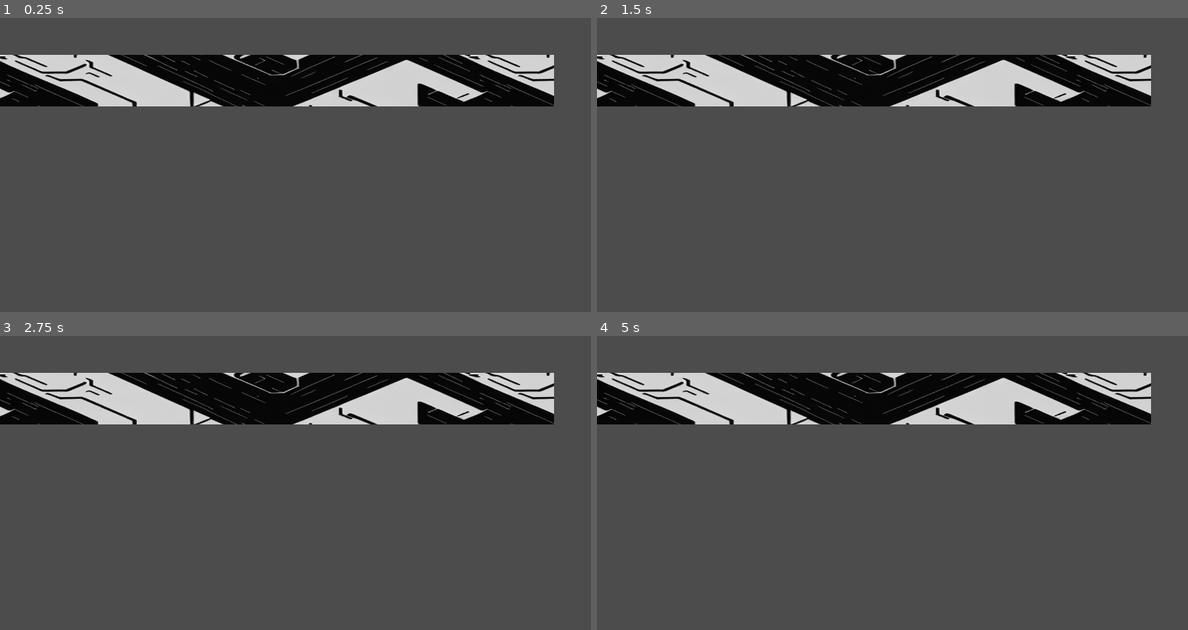
Above: before the commit, frames 1-4 (two rows, left to right).
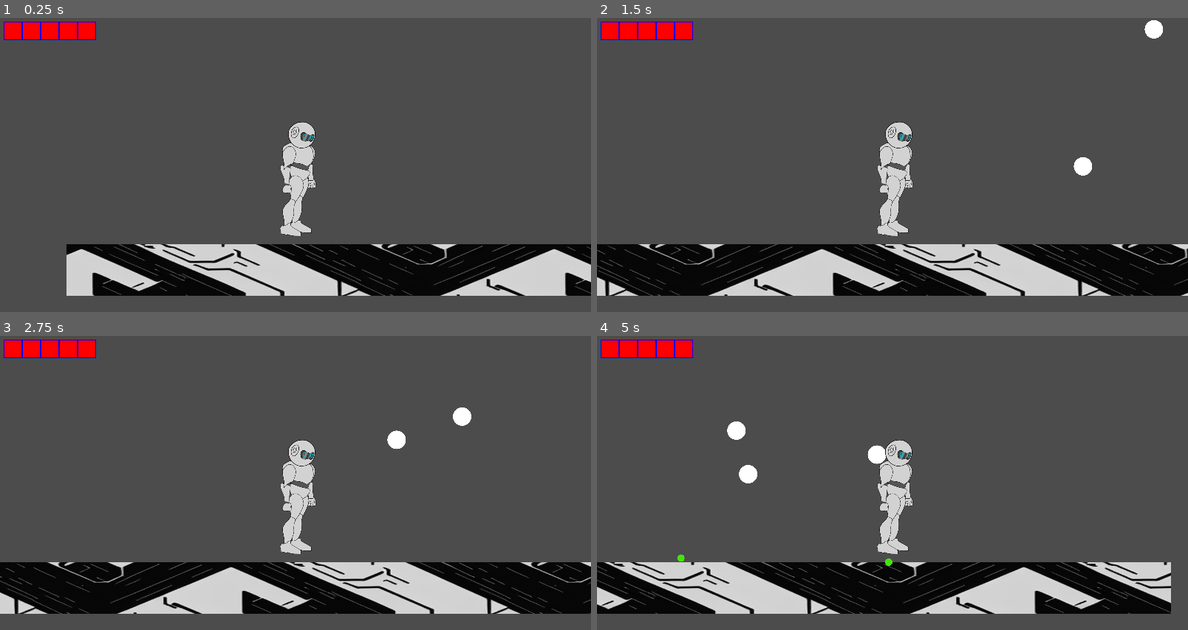
Above: after the commit, the same moments.

Repository: KurzweilTV/AssemblyJam
Game: Godot game, scene res://Test/TestRoom.tscn
The game is run twice, just before and just after one commit, with the same random seed, the same clock (stepped at 60 frames per second) and the same inputs.
Inputs:
- Up to frame 1 (0.25 s): no input
- Up to frame 2 (1.5 s): tap Enter (ui_accept) at 0.5, 0.77 s; hold Right (ui_right) from 0.53 s (still down)
- Up to frame 3 (2.75 s): tap Enter (ui_accept) at 1.52 s; release Right (ui_right) at 2.03 s; hold Left (ui_left) from 2.03 s (still down)
- Up to frame 4 (5 s): release Left (ui_left) at 2.78 s; hold Right (ui_right) 2.78-4.28 s; tap Enter (ui_accept) at 3.02, 3.77, 4.52 s; hold Left (ui_left) from 4.28 s (still down)

The runs differ from the first frame. In frame 1, 33% of the frame differs, in the area x 0-100%, y 1-95%; in frame 2, 36%, in the area x 0-100%, y 0-95%; in frame 3, 35%; in frame 4, 35%.

Commit message:
some post merge fixes

Diff:
--- a/Player/HitBox.gd
+++ b/Player/HitBox.gd
@@ -16,7 +16,9 @@
 func get_damaged(value : int):
 	GlobalPlayer.damage(value)
 	invincibile = true
-	$Invincibility.play("New Anim")
+	# here should be a call to someting that animates damage
+	yield(get_tree().create_timer(0.5),"timeout")
+	invincibile = false
 	pass
 
 func _on_HitBox_body_entered(body):
@@ -31,6 +33,3 @@
 	if invincibile:
 		return
 	get_damaged(area.get_meta("damage"))
-
-func _on_Invincibility_animation_finished(anim_name):
-	invincibile = false
--- /dev/null
+++ b/Player/HitBox.tscn
@@ -0,0 +1,11 @@
+[gd_scene load_steps=2 format=2]
+
+[ext_resource path="res://Player/HitBox.gd" type="Script" id=1]
+
+[node name="HitBox" type="Area2D"]
+collision_layer = 0
+collision_mask = 16
+script = ExtResource( 1 )
+
+[connection signal="area_entered" from="." to="." method="_on_HitBox_area_entered"]
+[connection signal="body_entered" from="." to="." method="_on_HitBox_body_entered"]
--- a/Player/Player.tscn
+++ b/Player/Player.tscn
@@ -1,7 +1,8 @@
-[gd_scene load_steps=29 format=2]
+[gd_scene load_steps=32 format=2]
 
 [ext_resource path="res://Resources/StateMachine/StateMachine.gd" type="Script" id=1]
 [ext_resource path="res://Player/Player.gd" type="Script" id=2]
+[ext_resource path="res://Player/HitBox.tscn" type="PackedScene" id=3]
 [ext_resource path="res://Player/States/Spawn.gd" type="Script" id=4]
 [ext_resource path="res://Player/States/Move.gd" type="Script" id=5]
 [ext_resource path="res://Player/States/Fall.gd" type="Script" id=6]
@@ -23,6 +24,7 @@
 [ext_resource path="res://Player/Art/ROBO_0000s_0000_RIGHT-HAND.png" type="Texture" id=22]
 [ext_resource path="res://Player/Art/ROBO_0000s_0009_LEFT-LOWER-LEG-.png" type="Texture" id=23]
 [ext_resource path="res://Player/Art/ROBO_0000s_0012_LEFT-LOWER-ARM-.png" type="Texture" id=24]
+[ext_resource path="res://UI/UI.tscn" type="PackedScene" id=25]
 
 [sub_resource type="CapsuleShape2D" id=1]
 radius = 30.0
@@ -37,7 +39,7 @@
 tracks/0/imported = false
 tracks/0/enabled = true
 tracks/0/keys = {
-"points": PoolRealArray( -1, -0.25, 0, 0.25, 0 ),
+"points": PoolRealArray( 8, -0.25, 0, 0.25, 0 ),
 "times": PoolRealArray( 0 )
 }
 tracks/1/type = "bezier"
@@ -47,7 +49,7 @@
 tracks/1/imported = false
 tracks/1/enabled = true
 tracks/1/keys = {
-"points": PoolRealArray( -101, -0.25, 0, 0.25, 0 ),
+"points": PoolRealArray( -128, -0.25, 0, 0.25, 0 ),
 "times": PoolRealArray( 0 )
 }
 tracks/2/type = "bezier"
@@ -859,7 +861,7 @@
 tracks/0/imported = false
 tracks/0/enabled = true
 tracks/0/keys = {
-"points": PoolRealArray( -1, -0.25, 0, 0.25, 0 ),
+"points": PoolRealArray( 0, -0.25, 0, 0.25, 0 ),
 "times": PoolRealArray( 0 )
 }
 tracks/1/type = "bezier"
@@ -869,7 +871,7 @@
 tracks/1/imported = false
 tracks/1/enabled = true
 tracks/1/keys = {
-"points": PoolRealArray( -101, -0.25, 0, 0.25, 0 ),
+"points": PoolRealArray( -128, -0.25, 0, 0.25, 0 ),
 "times": PoolRealArray( 0 )
 }
 tracks/2/type = "bezier"
@@ -903,12 +905,19 @@
 "times": PoolRealArray( 0 )
 }
 
-[node name="Player" type="KinematicBody2D"]
-rotation = -0.0886073
+[sub_resource type="CapsuleShape2D" id=6]
+radius = 48.0
+height = 144.0
+
+[node name="Player" type="KinematicBody2D" groups=["Player"]]
+collision_layer = 2
+collision_mask = 256
 script = ExtResource( 2 )
 
+[node name="UI" parent="." instance=ExtResource( 25 )]
+
 [node name="IKPlayer" type="Node2D" parent="."]
-position = Vector2( -1, -101 )
+position = Vector2( 8, -128 )
 
 [node name="hip" type="Sprite" parent="IKPlayer"]
 position = Vector2( 1, -4 )
@@ -945,7 +954,7 @@
 
 [node name="arm_r" type="Sprite" parent="IKPlayer/hip/torso"]
 position = Vector2( -42, -88 )
-rotation = -0.416944
+rotation = -0.416943
 z_index = 4
 texture = ExtResource( 11 )
 offset = Vector2( -18.0899, 27.6663 )
@@ -992,7 +1001,7 @@
 
 [node name="arm_l_lower" type="Sprite" parent="IKPlayer/hip/torso/arm_l"]
 position = Vector2( 6, 66 )
-rotation = 0.0994559
+rotation = 0.0994558
 z_index = -1
 texture = ExtResource( 24 )
 offset = Vector2( -4, 34 )
@@ -1017,7 +1026,7 @@
 
 [node name="leg_l" type="Sprite" parent="IKPlayer/hip"]
 position = Vector2( 8, 22 )
-rotation = -6.14945
+rotation = -6.14944
 z_index = -1
 texture = ExtResource( 14 )
 offset = Vector2( 0, 42 )
@@ -1134,3 +1143,11 @@
 anims/idle = SubResource( 3 )
 anims/idle2 = SubResource( 5 )
 anims/rest = SubResource( 4 )
+
+[node name="HitBox" parent="." instance=ExtResource( 3 )]
+
+[node name="CollisionShape2D" type="CollisionShape2D" parent="HitBox"]
+position = Vector2( 0, -120 )
+shape = SubResource( 6 )
+
+[editable path="HitBox"]
--- a/Player/PlayerTemp.tscn
+++ b/Player/PlayerTemp.tscn
@@ -1,7 +1,7 @@
-[gd_scene load_steps=21 format=2]
+[gd_scene load_steps=18 format=2]
 
 [ext_resource path="res://Player/States/Spawn.gd" type="Script" id=1]
-[ext_resource path="res://Player/HitBox.gd" type="Script" id=2]
+[ext_resource path="res://Player/HitBox.tscn" type="PackedScene" id=2]
 [ext_resource path="res://Resources/StateMachine/StateMachine.gd" type="Script" id=3]
 [ext_resource path="res://Player/States/Idle.gd" type="Script" id=4]
 [ext_resource path="res://Player/States/Move.gd" type="Script" id=5]
@@ -48,53 +48,6 @@
 [sub_resource type="CapsuleShape2D" id=1]
 radius = 24.0
 height = 48.0
-
-[sub_resource type="CapsuleShape2D" id=2]
-radius = 32.0
-height = 96.0
-
-[sub_resource type="Animation" id=5]
-resource_name = "New Anim"
-length = 0.8
-tracks/0/type = "value"
-tracks/0/path = NodePath("../Icon:material:shader_param/flash")
-tracks/0/interp = 1
-tracks/0/loop_wrap = true
-tracks/0/imported = false
-tracks/0/enabled = true
-tracks/0/keys = {
-"times": PoolRealArray( 0, 0.2, 0.4, 0.6, 0.8 ),
-"transitions": PoolRealArray( 0.5, -2, -2, -2, 2 ),
-"update": 0,
-"values": [ 0.0, 1.0, 0.0, 1.0, 0.0 ]
-}
-
-[sub_resource type="Animation" id=6]
-length = 0.001
-tracks/0/type = "value"
-tracks/0/path = NodePath("..:material:shader_param/flash")
-tracks/0/interp = 1
-tracks/0/loop_wrap = true
-tracks/0/imported = false
-tracks/0/enabled = true
-tracks/0/keys = {
-"times": PoolRealArray( 0 ),
-"transitions": PoolRealArray( 1 ),
-"update": 0,
-"values": [ 0.0 ]
-}
-tracks/1/type = "value"
-tracks/1/path = NodePath("../Icon:material:shader_param/flash")
-tracks/1/interp = 1
-tracks/1/loop_wrap = true
-tracks/1/imported = false
-tracks/1/enabled = true
-tracks/1/keys = {
-"times": PoolRealArray( 0 ),
-"transitions": PoolRealArray( 1 ),
-"update": 0,
-"values": [ 0.0 ]
-}
 
 [node name="Player" type="KinematicBody2D" groups=["Player"]]
 material = SubResource( 4 )
@@ -158,19 +111,4 @@
 margin_right = 24.0
 margin_bottom = -82.0
 
-[node name="HitBox" type="Area2D" parent="."]
-collision_layer = 0
-collision_mask = 16
-script = ExtResource( 2 )
-
-[node name="CollisionShape2D" type="CollisionShape2D" parent="HitBox"]
-position = Vector2( 0, -72 )
-shape = SubResource( 2 )
-
-[node name="Invincibility" type="AnimationPlayer" parent="HitBox"]
-"anims/New Anim" = SubResource( 5 )
-anims/RESET = SubResource( 6 )
-
-[connection signal="area_entered" from="HitBox" to="HitBox" method="_on_HitBox_area_entered"]
-[connection signal="body_entered" from="HitBox" to="HitBox" method="_on_HitBox_body_entered"]
-[connection signal="animation_finished" from="HitBox/Invincibility" to="HitBox" method="_on_Invincibility_animation_finished"]
+[node name="HitBox" parent="." instance=ExtResource( 2 )]
--- a/Resources/StateMachine/State.gd
+++ b/Resources/StateMachine/State.gd
@@ -1,4 +1,4 @@
-class_name State, "res://StateMachine/state.svg"
+class_name State, "res://Resources/StateMachine/state.svg"
 
 extends Node
 
--- a/Resources/StateMachine/StateMachine.gd
+++ b/Resources/StateMachine/StateMachine.gd
@@ -1,6 +1,6 @@
 extends Node
 
-class_name StateMachine, "res://StateMachine/state_machine.svg"
+class_name StateMachine, "res://Resources/StateMachine/state_machine.svg"
 
 export var initialState : NodePath
 
--- a/Test/TestRoom.tscn
+++ b/Test/TestRoom.tscn
@@ -1,5 +1,6 @@
-[gd_scene load_steps=5 format=2]
+[gd_scene load_steps=6 format=2]
 
+[ext_resource path="res://Player/Player.tscn" type="PackedScene" id=1]
 [ext_resource path="res://Resources/NoiseTextures/experimental_texture006.png" type="Texture" id=2]
 [ext_resource path="res://Test/TestRoom.gd" type="Script" id=3]
 [ext_resource path="res://Enemies/Drone.tscn" type="PackedScene" id=4]
@@ -23,6 +24,9 @@
 [node name="CollisionShape2D" type="CollisionShape2D" parent="Floor"]
 shape = SubResource( 1 )
 
+[node name="Player" parent="Floor" instance=ExtResource( 1 )]
+position = Vector2( -704, -112 )
+
 [node name="Drone" parent="." instance=ExtResource( 4 )]
 position = Vector2( 432, -80 )
 
--- a/project.godot
+++ b/project.godot
@@ -24,7 +24,7 @@
 "language": "GDScript",
 "path": "res://Player/Player.gd"
 }, {
-"base": "Reference",
+"base": "Node",
 "class": "State",
 "language": "GDScript",
 "path": "res://Resources/StateMachine/State.gd"
@@ -38,8 +38,8 @@
 "Enemy": "",
 "MoveState": "",
 "Player": "",
-"State": "",
-"StateMachine": ""
+"State": "res://Resources/StateMachine/state.svg",
+"StateMachine": "res://Resources/StateMachine/state_machine.svg"
 }
 
 [application]
